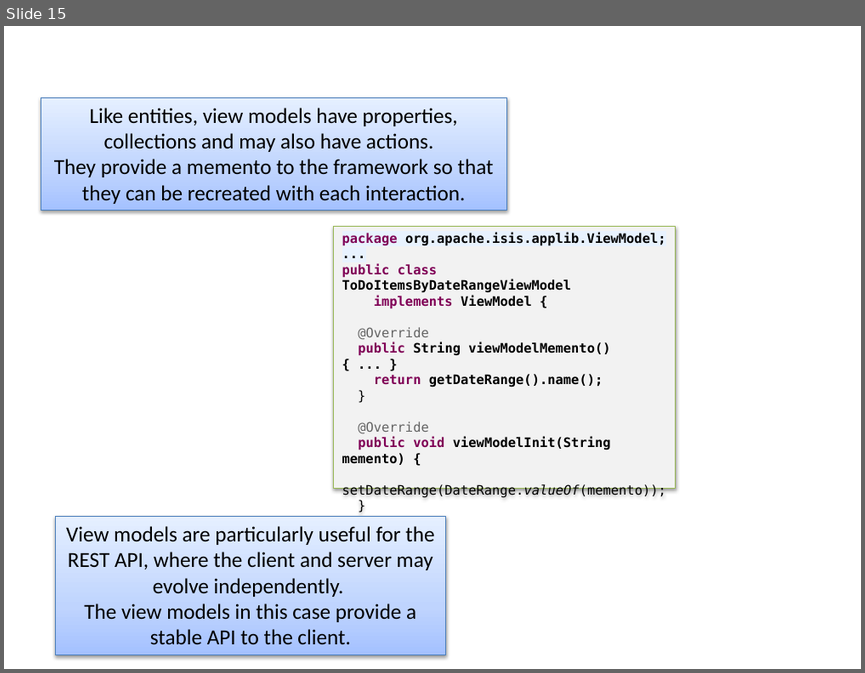
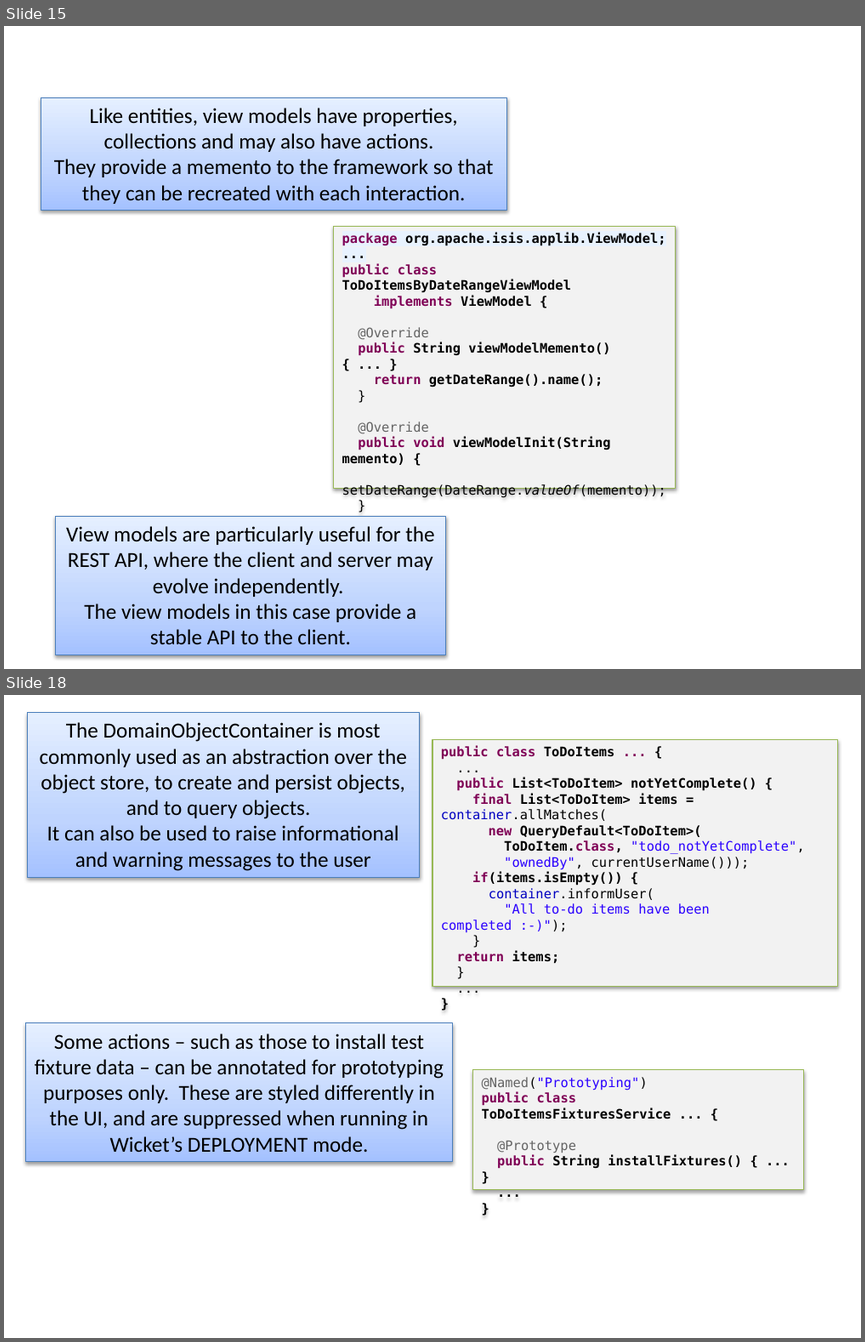
Before and after one commit to apache/causeway-site, a slide deck: content/images/screenshots2/screenshot-captions.pptx. Shown one above the other, each under a label of ours: slide 15 before the commit, slides 15 and 18 after it; the slides between them are not shown. The pictures are 865x673 and 865x1342 pixels, drawn with LibreOffice and Linux fonts; fonts in the diff are those of the drawing. Boxes give left, top, right and bottom in pixels: in the first picture for what was removed or moved away, otherwise in the second. Text is boxed around its words. In the diff, an @@ line names an element or a change of style, - is before the commit and + after.

```diff
--- a/content/images/screenshots2/screenshot-captions.pptx
+++ b/content/images/screenshots2/screenshot-captions.pptx
@@ slide 18 added at bbox=[4, 695, 861, 1338], background #FFFFFF @@
@@ rectangle added at bbox=[28, 713, 420, 878], fill gradient #A4C4FF to #BFD4FF to #E6EEFF, outline #4B7EBC 0.75 pt, 18 pt, text #000000 @@
+The DomainObjectContainer is most commonly used as an abstraction over the object store, to create and persist objects, and to query objects.
+It can also be used to raise informational and warning messages to the user
@@ rectangle added at bbox=[432, 739, 837, 987], fill #F2F2F2, outline #98B955 0.75 pt, 11 pt, text #000000, bold @@
+public class ToDoItems ... {
+...
+public List<ToDoItem> notYetComplete() {
+final List<ToDoItem> items = container.allMatches(
+new QueryDefault<ToDoItem>(
+ToDoItem.class, "todo_notYetComplete",
+"ownedBy", currentUserName()));
+if(items.isEmpty()) {
+container.informUser(
+"All to-do items have been completed :-)");
+}
+return items;
+}
+...
+}
@@ rectangle added at bbox=[25, 1023, 452, 1162], fill gradient #A4C4FF to #BFD4FF to #E6EEFF, outline #4B7EBC 0.75 pt, 18 pt, text #000000 @@
+Some actions – such as those to install test fixture data – can be annotated for prototyping purposes only. These are styled differently in the UI, and are suppressed when running in Wicket’s DEPLOYMENT mode.
@@ rectangle added at bbox=[472, 1069, 803, 1190], fill #F2F2F2, outline #98B955 0.75 pt, 11 pt, text #000000, bold @@
+@Named("Prototyping")
+public class ToDoItemsFixturesService ... {
+@Prototype
+public String installFixtures() { ... }
+...
+}
```
Also in this commit, not shown: 1 slide changed, 6 other slides added, 4 slides removed, 1 other file.
